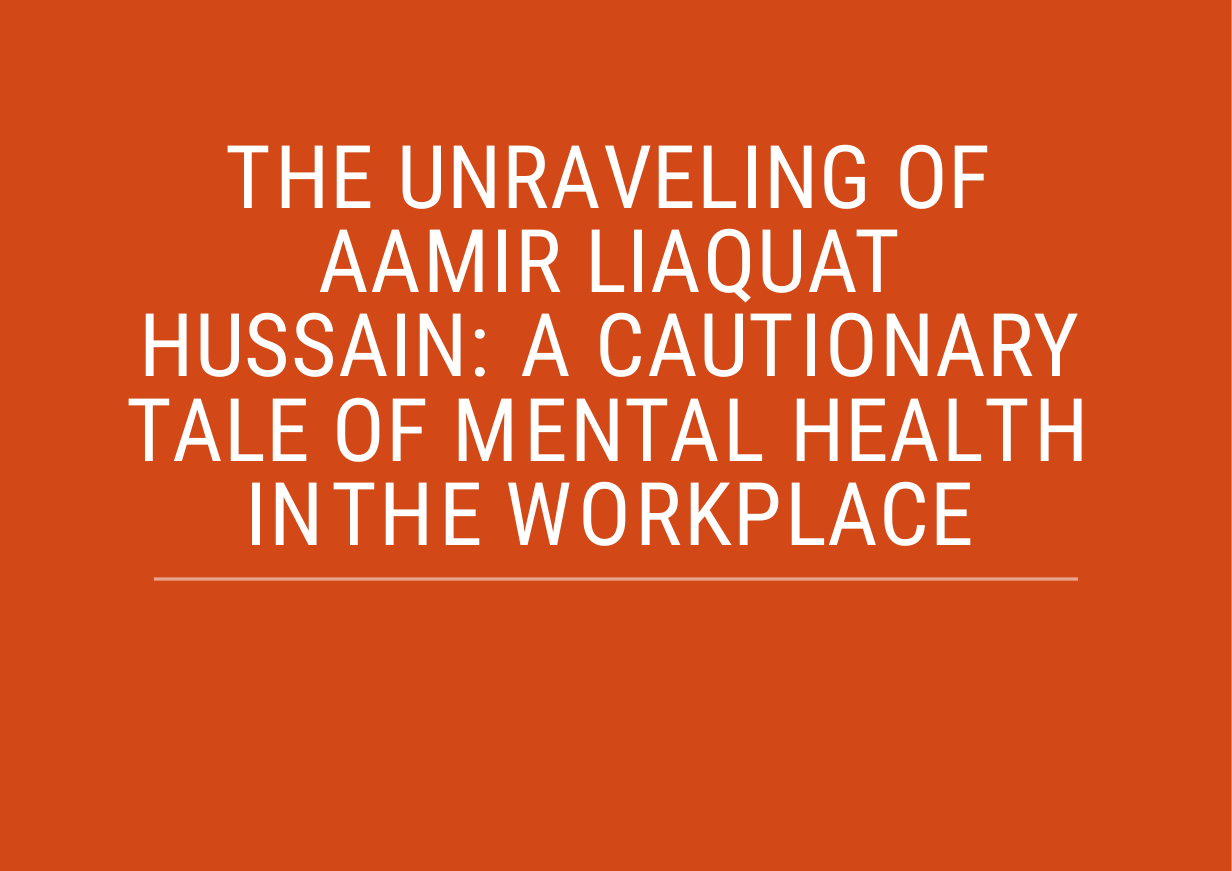
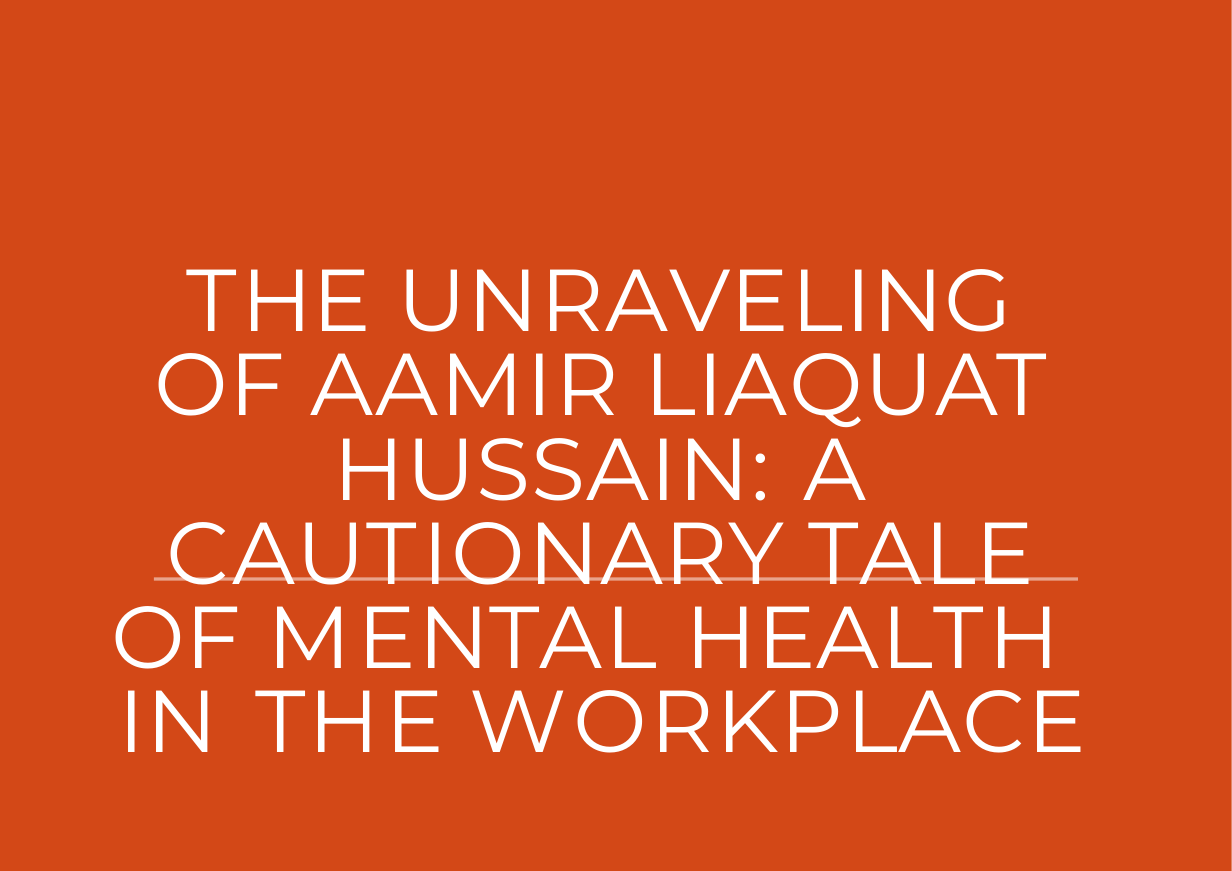
Before and after one commit to M-Farjad/semester-4, a slide deck: slide 1 of Psychology/Psychology presentations/psycho Slides 1.pptx. Drawn at 1232x871 pixels with LibreOffice and Linux fonts; fonts in the diff are those of the drawing; grey boxes stand for pictures; background and template pictures are left out. Boxes give left, top, right and bottom in pixels: in the first picture for what was removed or moved away, otherwise in the second. Text is boxed around its words. In the diff, an @@ line names an element or a change of style, - is before the commit and + after.

```diff
--- a/Psychology/Psychology presentations/psycho Slides 1.pptx
+++ b/Psychology/Psychology presentations/psycho Slides 1.pptx
@@ text at (111,269,1086,753): text changed; font Roboto Condensed to Montserrat @@
-THE UNRAVELING OF AAMIR LIAQUAT HUSSAIN: A CAUTIONARY TALE OF MENTAL HEALTH INTHE WORKPLACE
+THE UNRAVELING OF AAMIR LIAQUAT HUSSAIN: A CAUTIONARY TALE OF MENTAL HEALTH IN THE WORKPLACE
```
Also in this commit, not shown: 7 other slides changed, 1 slide removed, 3 other files.
